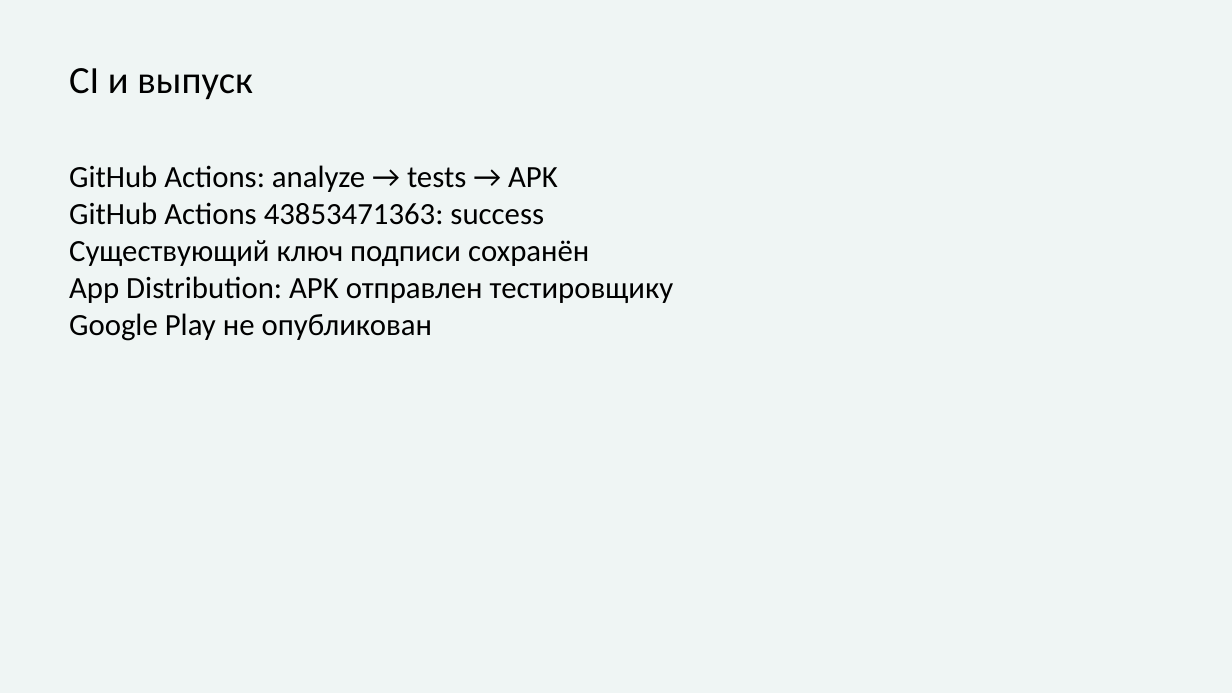
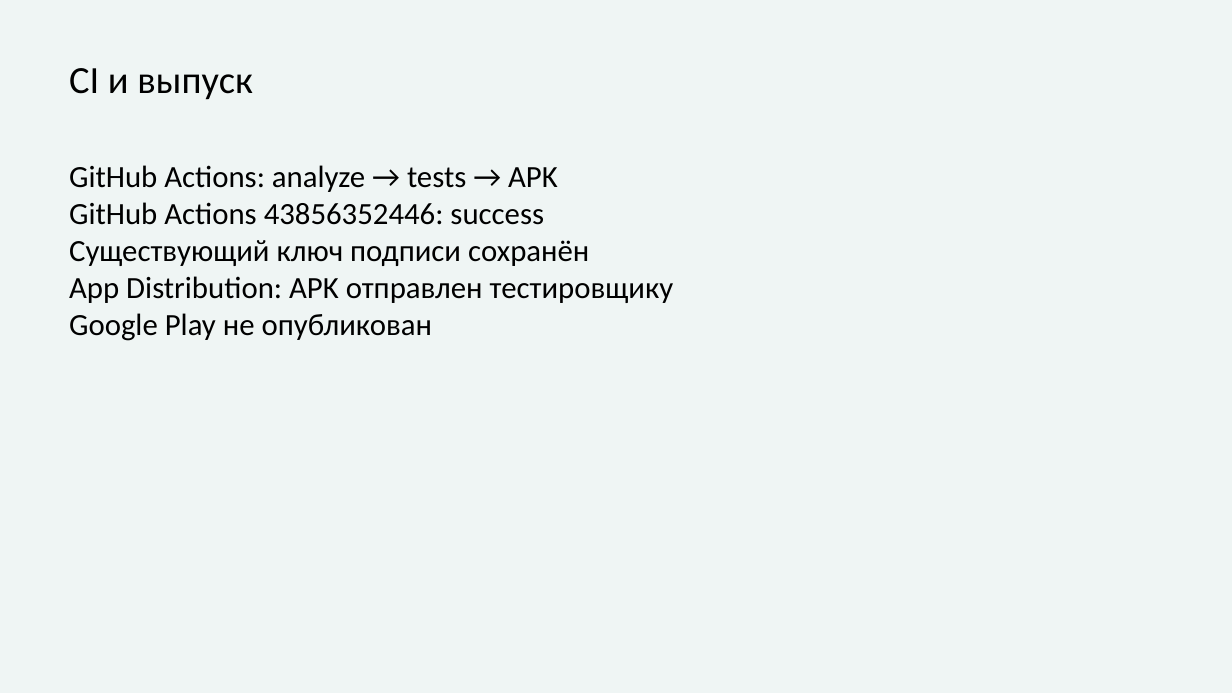
Before and after one commit to yerkesha-A/air-quality-monitor, a slide deck: slide 10 of docs/rk2/RK2_PRESENTATION.pptx. Drawn at 1232x693 pixels with LibreOffice and Linux fonts; fonts in the diff are those of the drawing. Boxes give left, top, right and bottom in pixels: in the first picture for what was removed or moved away, otherwise in the second. Text is boxed around its words. In the diff, an @@ line names an element or a change of style, - is before the commit and + after.

```diff
--- a/docs/rk2/RK2_PRESENTATION.pptx
+++ b/docs/rk2/RK2_PRESENTATION.pptx
@@ text at box(69, 202, 544, 225): text changed @@
-GitHub Actions 43853471363: success
+GitHub Actions 43856352446: success
```
Also in this commit, not shown: 1 other slide changed, 26 other files.
